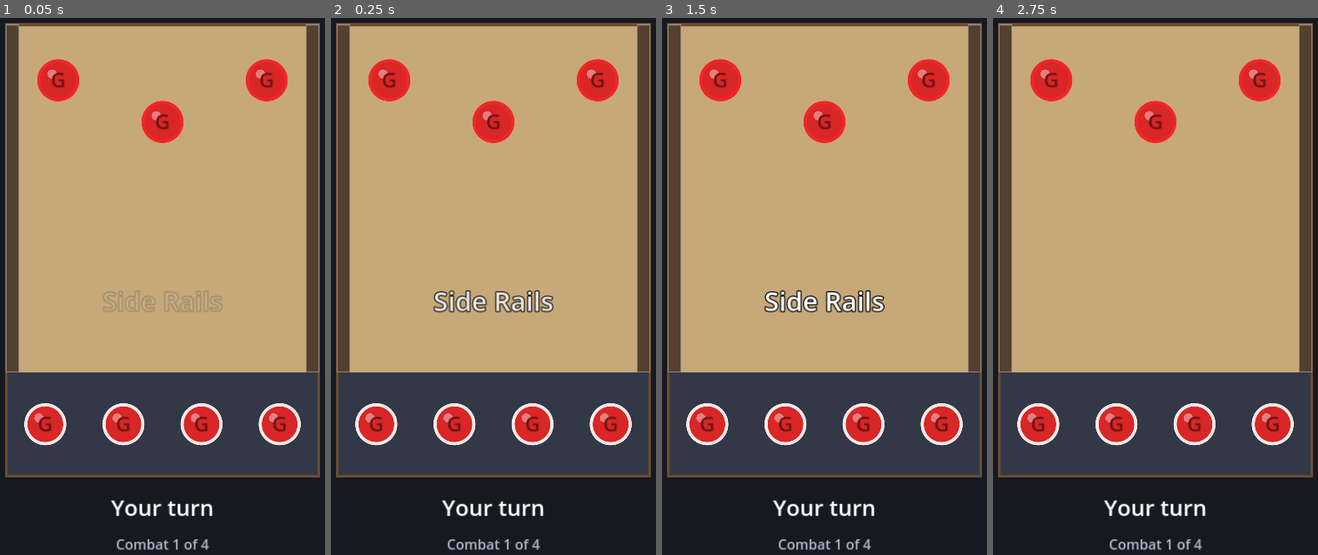
Above: before the commit, frames 1-4 (left to right).
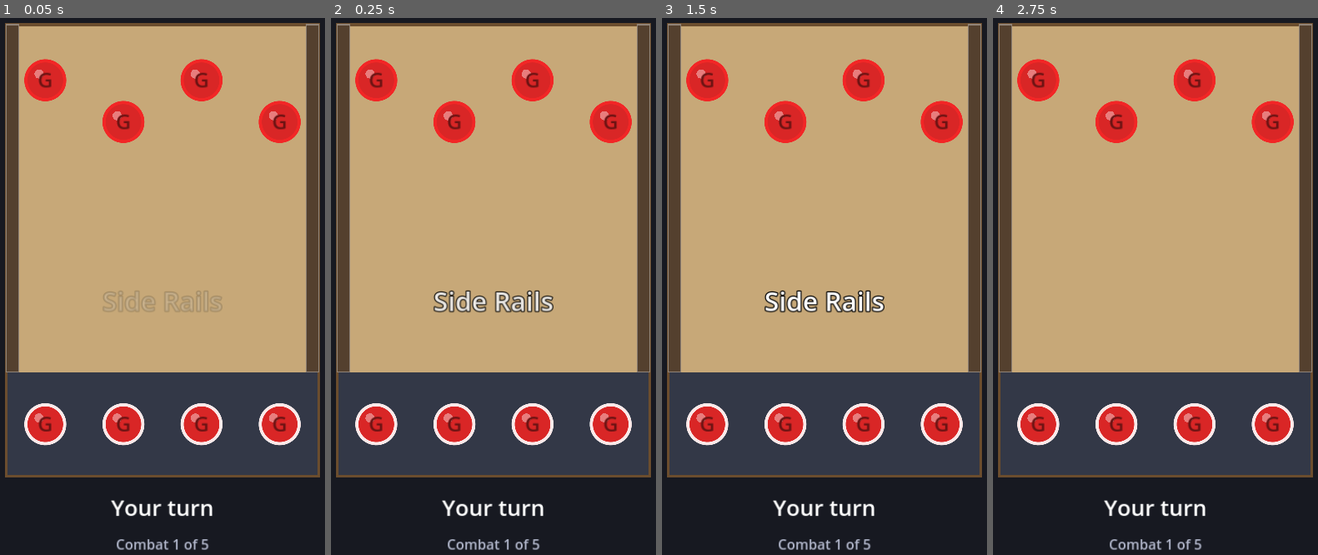
Above: after the commit, the same moments.

Repository: codercroft/Flick-Figures
Game: Godot game, scene res://scenes/main.tscn
Same seed, same stepped clock (60 frames per second), same inputs: the game is played once before the commit and once after it. This scene is started directly instead of the project's main scene.
Inputs (mouse positions are in pixels of both pictures, inside the frame that each line leads up to):
- Up to frame 1 (0.05 s): no input
- Up to frame 2 (0.25 s): no input
- Up to frame 3 (1.5 s): move the mouse to (905, 200) at 0.52 s; click (905, 200) at 0.67 s; tap Enter at 1.25 s; drag from (749, 265) to (805, 367) at 1.27 s
- Up to frame 4 (2.75 s): move the mouse to (1194, 87) at 2.02 s; click (1194, 87) at 2.17 s

The runs differ from the first frame. In frame 1, 4.9% of the frame differs, in the area x 7-93%, y 7-100%; in frame 2, 4.9%; in frame 3, 4.9%; in frame 4, 4.9%.

Commit message:
Playtest changes: 5 combats of 4 enemies, no reload, The Wall, weaker boost
- 5 combats per floor with 4 enemies each (4/3/2/1/0 grunts); shop moves between combats 3 and 4
- Economy tag in the figure registry; economy figures (Cha-ching) never appear in enemy lineups
- No reload by default: once every figure has flicked they all become flickable in place (old reload kept behind Main.reload_enabled)
- Boost patches cut to about a third (Arena.boost_acceleration 470)
- The Wall replaces Big Bad: 5 heavy pieces in a row that creep together

Co-Authored-By: Claude Sonnet 5.5 <noreply@anthropic.com>
Claude-Session: https://claude.ai/code/session_01CJYKLDzyQUZGsZgothDQCe

Diff:
--- a/resources/figure_registry.tres
+++ b/resources/figure_registry.tres
@@ -14,7 +14,7 @@
 [ext_resource type="Resource" path="res://resources/figures/sneaky_bomber.tres" id="12"]
 [ext_resource type="Resource" path="res://resources/figures/magnet.tres" id="13"]
 [ext_resource type="Script" path="res://scripts/boss_data.gd" id="14"]
-[ext_resource type="Resource" path="res://resources/figures/boss_big_bad.tres" id="15"]
+[ext_resource type="Resource" path="res://resources/figures/boss_the_wall.tres" id="15"]
 [ext_resource type="Resource" path="res://resources/figures/boss_sniper_squad.tres" id="16"]
 [ext_resource type="Resource" path="res://resources/figures/boss_slime.tres" id="17"]
 [ext_resource type="Resource" path="res://resources/figures/cha_ching.tres" id="18"]
@@ -23,4 +23,5 @@
 script = ExtResource("1")
 grunts = Array[ExtResource("2")]([ExtResource("3")])
 draftable = Array[ExtResource("2")]([ExtResource("7"), ExtResource("8"), ExtResource("9"), ExtResource("10"), ExtResource("4"), ExtResource("11"), ExtResource("12"), ExtResource("13"), ExtResource("5"), ExtResource("6"), ExtResource("18")])
+economy = Array[ExtResource("2")]([ExtResource("18")])
 bosses = Array[ExtResource("14")]([ExtResource("15"), ExtResource("16"), ExtResource("17")])
--- a/resources/figures/boss_big_bad.tres
+++ /dev/null
@@ -1,13 +0,0 @@
-[gd_resource type="Resource" script_class="BossData" load_steps=4 format=3]
-
-[ext_resource type="Script" path="res://scripts/boss_data.gd" id="1"]
-[ext_resource type="Script" path="res://scripts/figure_data.gd" id="2"]
-[ext_resource type="Resource" path="res://resources/figures/big_bad.tres" id="3"]
-
-[resource]
-script = ExtResource("1")
-display_name = "Big Bad"
-description = "Huge and heavy. Creeps toward your deck every turn."
-map_label = "BB"
-map_color = Color(0.55, 0.1, 0.18, 1)
-enemies = Array[ExtResource("2")]([ExtResource("3")])
--- /dev/null
+++ b/resources/figures/boss_the_wall.tres
@@ -0,0 +1,14 @@
+[gd_resource type="Resource" script_class="BossData" load_steps=4 format=3]
+
+[ext_resource type="Script" path="res://scripts/boss_data.gd" id="1"]
+[ext_resource type="Script" path="res://scripts/figure_data.gd" id="2"]
+[ext_resource type="Resource" path="res://resources/figures/wall_piece.tres" id="3"]
+
+[resource]
+script = ExtResource("1")
+display_name = "The Wall"
+description = "Five heavy blocks advance together. Knock them all off before one reaches your deck."
+map_label = "WL"
+map_color = Color(0.45, 0.4, 0.38, 1)
+enemies = Array[ExtResource("2")]([ExtResource("3"), ExtResource("3"), ExtResource("3"), ExtResource("3"), ExtResource("3")])
+straight_row = true
--- a/resources/figures/big_bad.tres
+++ b/resources/figures/wall_piece.tres
@@ -4,17 +4,17 @@
 
 [resource]
 script = ExtResource("1")
-display_name = "Big Bad"
-description = "Never flicks, just creeps toward your deck."
-label = "BB"
+display_name = "Wall Piece"
+description = "Part of The Wall. Heavy, and never flicks: it just creeps toward your deck."
+label = "W"
 icon = 2
-color = Color(0.4, 0.05, 0.12, 1)
-radius = 130.0
-mass = 10.0
-bounce = 0.7
+color = Color(0.45, 0.4, 0.38, 1)
+radius = 88.0
+mass = 6.0
+bounce = 0.6
 damping_multiplier = 1.5
 flick_power_multiplier = 1.0
 knockback_taken_multiplier = 1.0
 accuracy = 0.8
 can_flick = false
-creep_distance = 60.0
+creep_distance = 55.0
--- a/resources/run_config.tres
+++ b/resources/run_config.tres
@@ -22,12 +22,12 @@
 registry = ExtResource("2")
 starting_figure = ExtResource("3")
 deck_size = 4
-grunts_per_combat = Array[int]([3, 2, 1, 0])
-enemy_flicks_per_combat = Array[int]([1, 1, 1, 1])
-enemies_per_combat = 3
+grunts_per_combat = Array[int]([4, 3, 2, 1, 0])
+enemy_flicks_per_combat = Array[int]([1, 1, 1, 1, 1])
+enemies_per_combat = 4
 arenas = Array[ExtResource("4")]([ExtResource("10"), ExtResource("11"), ExtResource("12"), ExtResource("13"), ExtResource("14"), ExtResource("15"), ExtResource("16"), ExtResource("17"), ExtResource("18"), ExtResource("19"), ExtResource("20")])
 starting_money = 0
 income_per_figure = 1
 shop = ExtResource("30")
-shop_position = 2
+shop_position = 3
 reward_choices = 3
--- a/scripts/arena.gd
+++ b/scripts/arena.gd
@@ -16,7 +16,7 @@
 ## Slow patch: extra damping per second while on it (the normal damping is the Main node's figure_damping).
 @export var slow_damping := 3.0
 ## Boost patch: push in px/s per second. It adds no more speed once a figure goes this fast.
-@export var boost_acceleration := 1400.0
+@export var boost_acceleration := 470.0
 @export var boost_max_speed := 2400.0
 ## Turn patch: how fast a moving figure's direction curves, in degrees per second.
 @export var turn_rate_degrees := 110.0
--- a/scripts/arena_data.gd
+++ b/scripts/arena_data.gd
@@ -5,7 +5,7 @@
 ## Everything goes inside the board: keep the deck strip below it clear.
 
 @export var display_name := "Arena"
-## Whether a creeping boss (Big Bad) can use this arena. Turn this off for layouts with walls, pins
+## Whether a creeping boss (The Wall) can use this arena. Turn this off for layouts with walls, pins
 ## or patches in its path, since they would block or bend its creep.
 @export var creeper_safe := true
 @export var walls: Array[ArenaWall] = []
--- a/scripts/boss_data.gd
+++ b/scripts/boss_data.gd
@@ -1,7 +1,7 @@
 class_name BossData
 extends Resource
 ## One boss fight. Its enemy figures carry the stats you tune (mass, accuracy, flick power,
-## creep distance), so edit those in resources/figures/ (e.g. big_bad.tres, sniper.tres).
+## creep distance), so edit those in resources/figures/ (e.g. wall_piece.tres, sniper.tres).
 
 @export var display_name := "Boss"
 @export_multiline var description := ""
@@ -13,3 +13,5 @@
 ## How many flicks the enemy side takes per turn in this fight (each one is the best shot of
 ## any enemy figure; the same figure can't flick twice in a row).
 @export var enemy_flicks_per_turn := 1
+## Line the enemies up in one straight row across the board (The Wall) instead of staggering them.
+@export var straight_row := false
--- a/scripts/figure.gd
+++ b/scripts/figure.gd
@@ -40,6 +40,13 @@
 		if is_node_ready():
 			_update_collision()
 			queue_redraw()
+# Player figures: true while this figure may be flicked this round; false once it has been
+# flicked (greyed out) until the whole squad has gone. Separate from on_deck, which is about
+# WHERE the figure is (and so who it collides with).
+var flickable := true:
+	set(value):
+		flickable = value
+		queue_redraw()
 var knocked_off := false
 
 # Player figures: highlighted ring while chosen for aiming.
@@ -127,7 +134,7 @@
 
 
 func _draw() -> void:
-	var greyed := team == Team.PLAYER and not on_deck
+	var greyed := team == Team.PLAYER and not flickable
 	var fill := data.color.lerp(GREYED_OUT, 0.85) if greyed else data.color
 	# The body squashes/stretches along _squash_angle; the details on top only grow.
 	var stretch := maxf(1.0 + _squash_amount, 0.2)
@@ -248,6 +255,7 @@
 
 func launch(impulse: Vector2) -> void:
 	on_deck = false
+	flickable = false
 	_skip_knockback_frames = 2
 	_slow_frames = 0
 	apply_central_impulse(impulse)
@@ -288,6 +296,7 @@
 	linear_velocity = Vector2.ZERO
 	global_position = deck_position
 	on_deck = true
+	flickable = true
 
 
 ## Stretches (amount > 0) or squashes (amount < 0) the body along `direction`, then wobbles back.
--- a/scripts/figure_registry.gd
+++ b/scripts/figure_registry.gd
@@ -6,6 +6,9 @@
 @export var grunts: Array[FigureData] = []
 ## Figures the player can be offered in a draft.
 @export var draftable: Array[FigureData] = []
+## The "economy" tag: figures that only make sense for the player (like Cha-ching). They can be
+## drafted or sold, but are never put in an enemy lineup.
+@export var economy: Array[FigureData] = []
 
 
 ## Boss figures, one of which a run picks to end on.
@@ -20,11 +23,11 @@
 	return bosses.pick_random() if not bosses.is_empty() else null
 
 
-## Up to `count` different figures that are not grunts (drawn from the draftable list).
+## Up to `count` different figures for an enemy lineup: draftable, not grunts, not economy.
 func random_non_grunts(count: int) -> Array[FigureData]:
 	var pool: Array[FigureData] = []
 	for figure in draftable:
-		if not grunts.has(figure):
+		if not grunts.has(figure) and not economy.has(figure):
 			pool.append(figure)
 	pool.shuffle()
 	return pool.slice(0, count)
@@ -46,3 +49,7 @@
 
 func is_draftable(figure: FigureData) -> bool:
 	return draftable.has(figure)
+
+
+func is_economy(figure: FigureData) -> bool:
+	return economy.has(figure)
--- a/scripts/main.gd
+++ b/scripts/main.gd
@@ -39,6 +39,10 @@
 @export var max_enemy_flicks := 4
 
 @export_group("Turn")
+## Old rule: once every figure has been flicked, the player taps one on the board to reload it
+## to the deck. Off (default): all remaining figures simply become flickable again where they
+## are. Either way every figure must be flicked before the same one can go again.
+@export var reload_enabled := false
 ## Wait this long (seconds) after a flick before checking that everything has stopped.
 @export var settle_delay := 0.3
 ## Safety net: if figures still move this long (seconds) after a flick, stop them all.
@@ -65,7 +69,7 @@
 var _busy_time := 0.0  # seconds spent settling or in the enemy turn
 var _touch_index := -1
 var _touch_start := Vector2.ZERO
-var _needs_reload := false  # player has nothing on deck: tap a board figure to reload it
+var _needs_reload := false  # reload mode only: nothing flickable, tap a board figure to reload it
 var _can_restart := false
 
 @onready var board := $Board
@@ -152,11 +156,23 @@
 	aim_line.clear()
 	_deselect()
 	ui.show_debug("")
-	_needs_reload = not _has_figure_on_deck()
+	_needs_reload = false
+	if not _has_flickable_figure():
+		if reload_enabled:
+			_needs_reload = true
+		else:
+			_make_all_flickable()
 	if _needs_reload:
 		ui.show_your_turn("Your turn: tap a figure to reload")
 	else:
 		ui.show_your_turn()
+
+
+## Everyone has gone: the whole squad can be flicked again from where they stand.
+func _make_all_flickable() -> void:
+	for figure in _players:
+		if _is_alive(figure):
+			figure.flickable = true
 
 
 func _try_reload(pos: Vector2) -> void:
@@ -247,20 +263,20 @@
 	return -drag.normalized() * (pull / max_pull) * full_force
 
 
-func _player_figure_at(pos: Vector2, on_deck: bool) -> Figure:
+func _player_figure_at(pos: Vector2, flickable: bool) -> Figure:
 	var best: Figure = null
 	var best_distance := INF
 	for figure in _players:
 		var distance := figure.global_position.distance_to(pos)
-		if figure.on_deck == on_deck and distance <= figure.radius + grab_padding and distance < best_distance:
+		if figure.flickable == flickable and distance <= figure.radius + grab_padding and distance < best_distance:
 			best = figure
 			best_distance = distance
 	return best
 
 
-func _has_figure_on_deck() -> bool:
+func _has_flickable_figure() -> bool:
 	for figure in _players:
-		if figure.on_deck:
+		if figure.flickable:
 			return true
 	return false
 
@@ -308,16 +324,19 @@
 			return
 		if _check_game_over():
 			return
-	# Creepers (like Big Bad) slide toward your deck at the end of every enemy turn.
-	for enemy in _enemies.duplicate():
-		if not _is_alive(enemy) or enemy.data.creep_distance <= 0.0:
-			continue
+	# Creepers (like The Wall's pieces) all slide toward your deck TOGETHER at the end of every
+	# enemy turn, each by the same distance from wherever it is now.
+	var creepers: Array[Figure] = []
+	for enemy in _enemies:
+		if _is_alive(enemy) and enemy.data.creep_distance > 0.0:
+			creepers.append(enemy)
+	if not creepers.is_empty():
 		await get_tree().create_timer(enemy_think_time).timeout
 		if serial != _turn_serial:
 			return
-		if not _is_alive(enemy):
-			continue
-		_creep(enemy)
+		for enemy in creepers:
+			if _is_alive(enemy):
+				_creep(enemy)
 		await _wait_until_settled()
 		if serial != _turn_serial:
 			return
@@ -455,7 +474,8 @@
 		# Stagger every other enemy so they are not in a straight line.
 		# Big figures start a bit lower so they don't overlap the arena's top wall.
 		var top_margin := maxf(160.0, RunManager.enemies[i].radius + 45.0)
-		var pos := Vector2(rect.position.x + slot_width * (i + 0.5), rect.position.y + top_margin + 120.0 * (i % 2))
+		var stagger := 0.0 if RunManager.enemies_in_row else 120.0 * (i % 2)
+		var pos := Vector2(rect.position.x + slot_width * (i + 0.5), rect.position.y + top_margin + stagger)
 		_enemies.append(_spawn_figure(Figure.Team.ENEMY, RunManager.enemies[i], pos))
 
 
--- a/scripts/run_config.gd
+++ b/scripts/run_config.gd
@@ -8,11 +8,12 @@
 @export var starting_figure: FigureData
 @export var deck_size := 4
 ## One entry per combat before the boss: how many of that combat's enemies are grunts.
-## The rest are random non-grunts. (Default: 3 grunts, then 2+1, 1+2, and 0+3.)
-@export var grunts_per_combat: Array[int] = [3, 2, 1, 0]
+## The rest are random non-grunts (never economy figures). Default: 4 grunts, then 3+1, 2+2, 1+3, 0+4.
+@export var grunts_per_combat: Array[int] = [4, 3, 2, 1, 0]
 ## One entry per combat before the boss: how many flicks the enemy side takes each turn.
-@export var enemy_flicks_per_combat: Array[int] = [1, 1, 1, 1]
-@export var enemies_per_combat := 3
+@export var enemy_flicks_per_combat: Array[int] = [1, 1, 1, 1, 1]
+## How many enemies each regular combat has.
+@export var enemies_per_combat := 4
 ## The arena layouts a combat can use (one is picked at random for each combat).
 @export var arenas: Array[ArenaData] = []
 ## Money the run starts with.
@@ -21,7 +22,7 @@
 @export var income_per_figure := 1
 ## What the shop sells (see resources/shop_config.tres).
 @export var shop: ShopConfig
-## The shop sits on the map just before this combat (0 = the first combat): 2 = between combats 2 and 3.
-@export var shop_position := 2
+## The shop sits on the map just before this combat (0 = the first combat): 3 = between combats 3 and 4.
+@export var shop_position := 3
 ## How many figures the reward screen offers.
 @export var reward_choices := 3
--- a/scripts/run_manager.gd
+++ b/scripts/run_manager.gd
@@ -12,6 +12,8 @@
 var enemies: Array[FigureData] = []
 ## How many flicks the enemy side takes each turn in the current combat.
 var enemy_flicks_per_turn := 1
+## True when the enemies start in one straight row (The Wall).
+var enemies_in_row := false
 ## The arena layout for the current combat.
 var arena: ArenaData
 var money := 0
@@ -128,12 +130,14 @@
 	if is_boss_combat():
 		enemies.append_array(boss.enemies)
 		enemy_flicks_per_turn = boss.enemy_flicks_per_turn
+		enemies_in_row = boss.straight_row
 	else:
 		var grunt_count := config.grunts_per_combat[combat_index]
 		for i in grunt_count:
 			enemies.append(registry.random_grunt())
 		enemies.append_array(registry.random_non_grunts(config.enemies_per_combat - grunt_count))
 		enemy_flicks_per_turn = 1
+		enemies_in_row = false
 		if combat_index < config.enemy_flicks_per_combat.size():
 			enemy_flicks_per_turn = config.enemy_flicks_per_combat[combat_index]
 	_pick_arena()
Not shown, changed: CLAUDE.md
